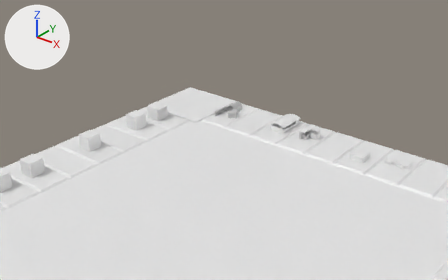
An edit to the Blender file malacatanmonopoly.blend, drawn before and after from the same camera.
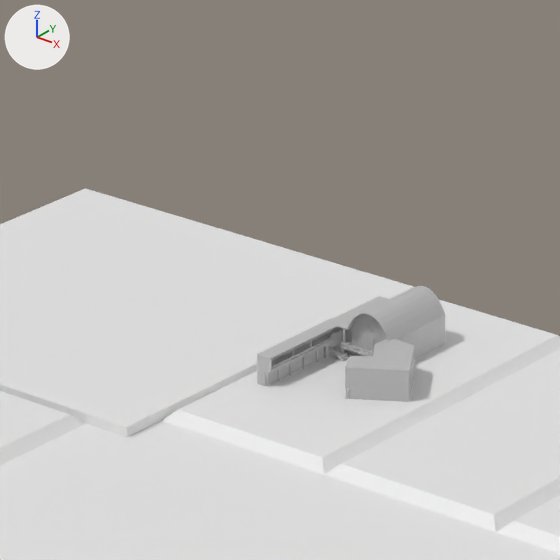
Each version is shown from a camera (50 mm lens) standing at (35.4, -42.7, 37.7) and looking at (-17.4, 23.3, -3.3), then close up on the part from 40% to 58% of the width and 22% to 50% of the height. Arrows for +X, +Y and +Z are at upper left; the lights stay in place.

Before the edit, the objects in view are built like this:
```python
mat_benson = principled_material('Benson')
mat_benson.base_color = (0.5, 0.5, 0.5)  # grey #bcbcbc
me_cube_008 = bpy.data.meshes.new('Cube.008')
me_cube_008.from_pydata(...)  # 1648 vertices, 1328 faces; spans x -1.77..1.38, y -2.07..2.22, z -0.82..0.41
me_cube_008.materials.append(mat_benson)  # grey #bcbcbc
me_plane = bpy.data.meshes.new('Plane')
me_plane.from_pydata([(-30.0, -30.0, 0.0), (30.0, -30.0, 0.0), (-30.0, 30.0, 0.0), (30.0, 30.0, 0.0), (-20.0, 20.0, 0.0), (-20.0, -20.0, 0.0), (20.0, -20.0, 0.0), (20.0, 20.0, 0.0)], [], [(5, 6, 7, 4), (5, 4, 2, 0), (6, 5, 0, 1), (7, 6, 1, 3), (4, 7, 3, 2)])
me_plane_001 = bpy.data.meshes.new('Plane.001')
me_plane_001.from_pydata(...)  # 72 vertices, 45 faces; spans x -20.0..20.0, y -5.0..3.9, z 0.0..0.2
ob_benson = bpy.data.objects.new('Benson', me_cube_008)
ob_benson.location = (-17.52, 25.56, 1.05)
ob_board = bpy.data.objects.new('Board', me_plane)
ob_board.location = (0.0, 0.0, 0.0)
ob_row4 = bpy.data.objects.new('Row4', me_plane_001)
ob_row4.location = (-25.0, 0.0, 0.0)
ob_row4.rotation_euler = (0.0, 0.0, 4.712)  # degrees (0, 0, 270)
# also in view: 'Row3' at (0.0, 25.6, 0.1); 'Cube.001' at (-25.0, 25.0, 0.1)
```
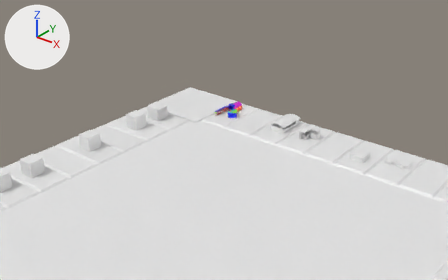
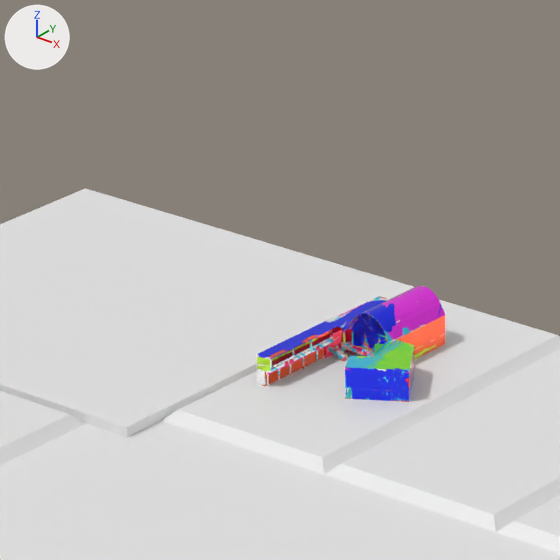
Location of each change, [x1, y1, x2, y2] in pixels of the close-ups (560 x 560 px):
'Benson', surface changed: [257, 286, 446, 402] in both

The change, as a list of edits to the scene's bpy script:
```text
Add img_diffuse:
    img_diffuse = load_image('Diffuse', 'Benson/BensonDiffuse.png', 4096, 4096, 'sRGB')
Change mat_benson:
    where n0 = _N.new('ShaderNodeBsdfPrincipled'); n0.name = 'Principled BSDF'
    remove n0.inputs[0].default_value = (0.5, 0.5, 0.5, 1.0)  # 'Base Color', grey #bcbcbc
    add n0.inputs[1].default_value = 0.543  # 'Metallic'
    add n0.inputs[2].default_value = 0.0432  # 'Roughness'
    add n2 = _N.new('ShaderNodeTexImage'); n2.name = 'Image Texture'
    add n2.image = img_diffuse
    add n3 = _N.new('ShaderNodeMapping'); n3.name = 'Mapping'
    add n4 = _N.new('ShaderNodeTexCoord'); n4.name = 'Texture Coordinate'
    add _L.new(n2.outputs[0], n0.inputs[0])  # 'Color' to 'Base Color'
    add _L.new(n3.outputs[0], n2.inputs[0])  # 'Vector' to 'Vector'
    add _L.new(n4.outputs[2], n3.inputs[0])  # 'UV' to 'Vector'
```
